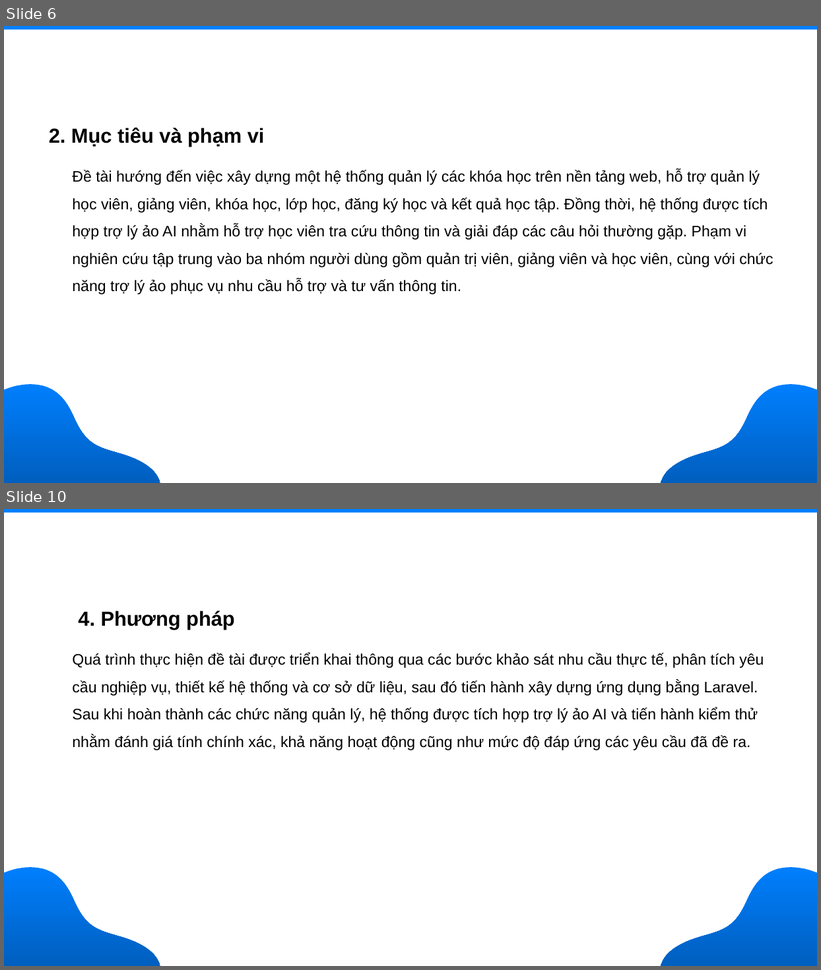
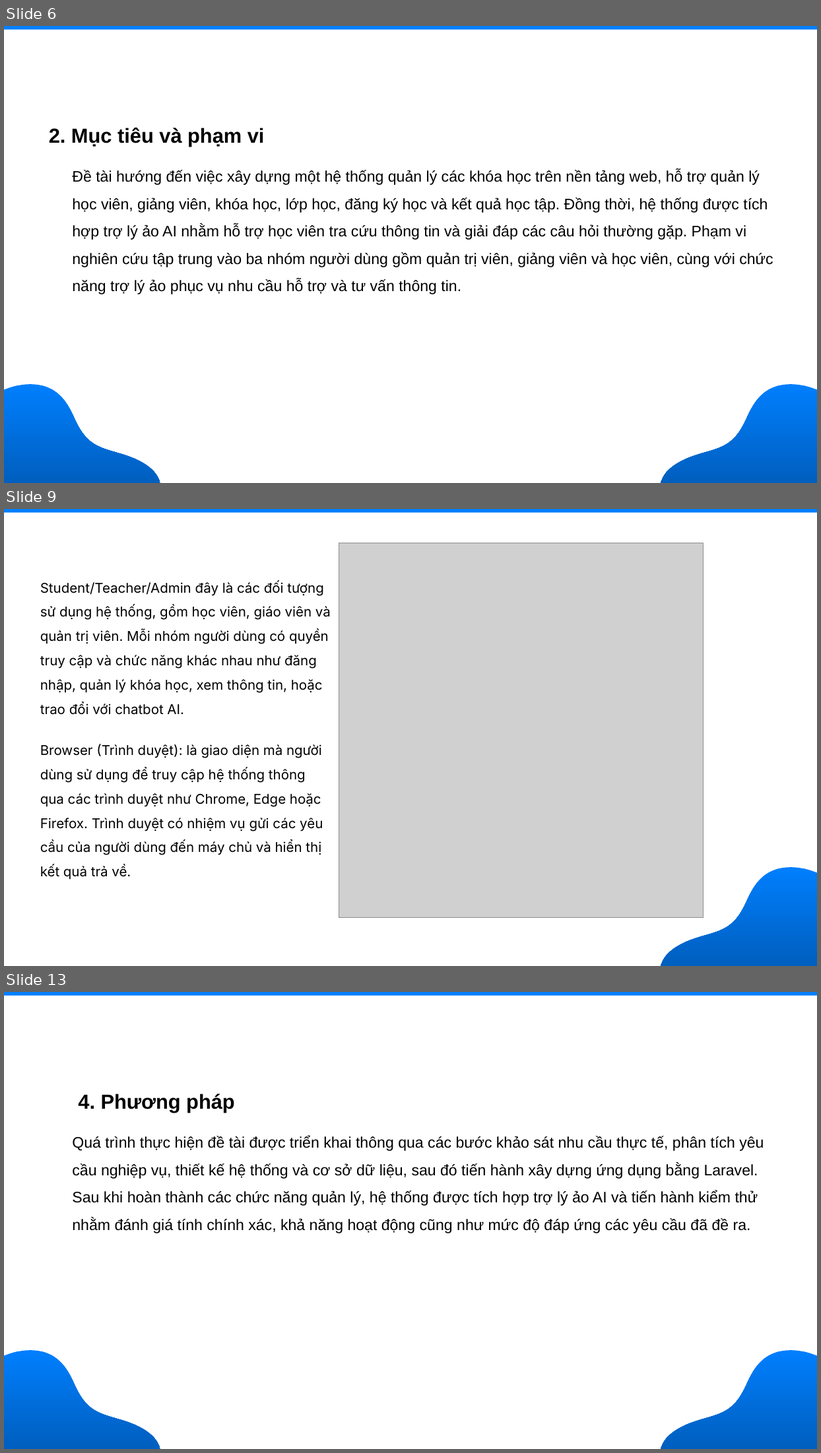
Before and after one commit to nguyendothanhloc/nguyendothanhloc-tn-da22ttd-110122105-nguyendothanhloc-xaydunghethongcotichhoptrolyaochottnn, a slide deck: docs/Slile.pptx. Shown one above the other, each under a label of ours: slides 6 and 10 before the commit, slides 6, 9 and 13 after it; the slides between them are not shown. The pictures are 821x970 and 821x1453 pixels, drawn with LibreOffice and Linux fonts; fonts in the diff are those of the drawing; grey boxes stand for pictures; background and template pictures are left out. Boxes give left, top, right and bottom in pixels: in the first picture for what was removed or moved away, otherwise in the second. Text is boxed around its words. In the diff, an @@ line names an element or a change of style, - is before the commit and + after.

```diff
--- a/docs/Slile.pptx
+++ b/docs/Slile.pptx
@@ slide 9 added at (x1=4, y1=509, x2=817, y2=966), background picture (left out) @@
@@ rectangle added at (x1=4, y1=509, x2=817, y2=513), fill #007FFE @@
@@ picture added at (x1=339, y1=543, x2=704, y2=918) @@
@@ text added at (x1=40, y1=581, x2=331, y2=880), 16 pt, text #000000 @@
+Student/Teacher/Admin đây là các đối tượng sử dụng hệ thống, gồm học viên, giáo viên và quản trị viên. Mỗi nhóm người dùng có quyền truy cập và chức năng khác nhau như đăng nhập, quản lý khóa học, xem thông tin, hoặc trao đổi với chatbot AI.
+Browser (Trình duyệt): là giao diện mà người dùng sử dụng để truy cập hệ thống thông qua các trình duyệt như Chrome, Edge hoặc Firefox. Trình duyệt có nhiệm vụ gửi các yêu cầu của người dùng đến máy chủ và hiển thị kết quả trả về.
@@ freeform shape added at (x1=661, y1=866, x2=817, y2=966), fill gradient #007FFE to #005FBE @@
@@ what was slide 10 is now slide 13 @@
```
Also in this commit, not shown: 13 slides changed, 4 other slides added, 45 other files.
